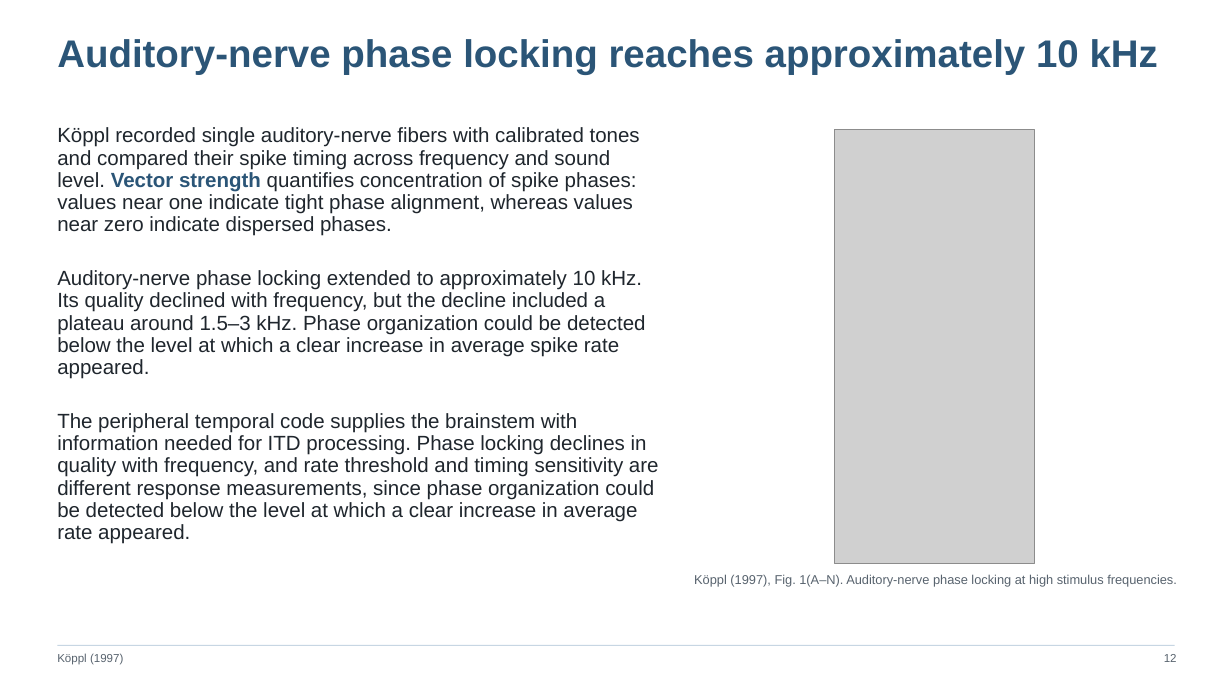
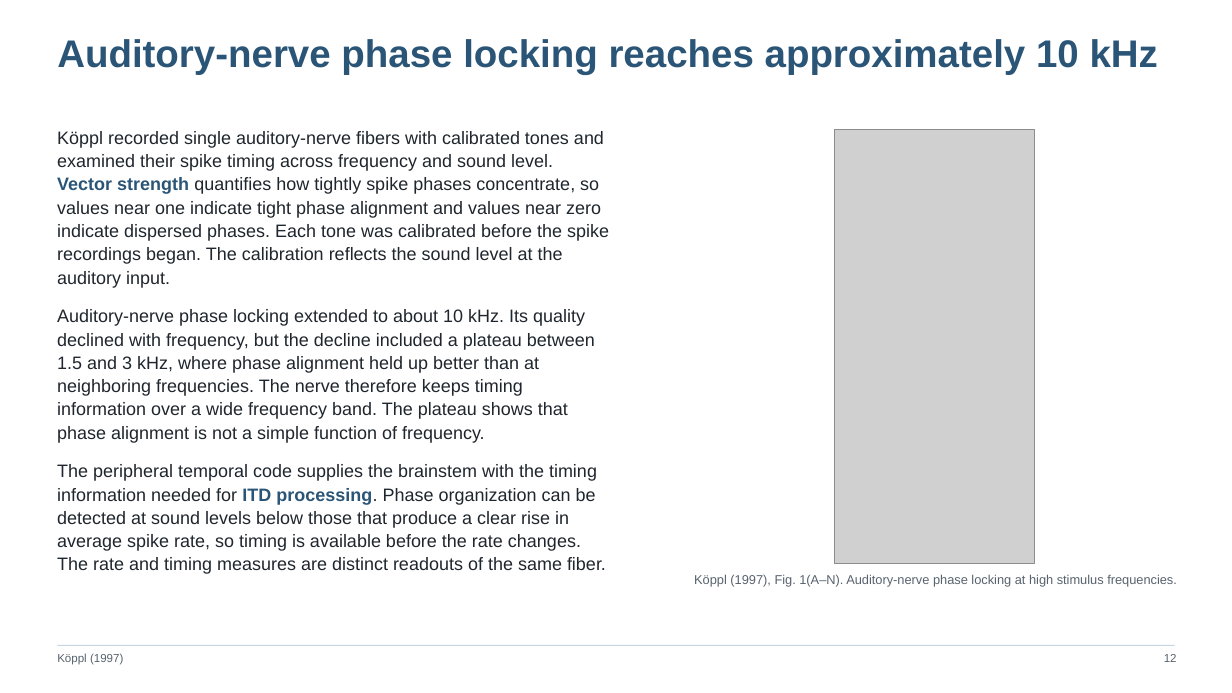
Before and after one commit to jordanxxlopez/NEUROETHOLOGY, a slide deck: slide 15 of scaffolded/Neuroethology_Lecture18_FA2026_SCAFFOLDED.pptx (slide 16 before the commit). Drawn at 1232x693 pixels with LibreOffice and Linux fonts; fonts in the diff are those of the drawing; grey boxes stand for pictures. Boxes give left, top, right and bottom in pixels: in the first picture for what was removed or moved away, otherwise in the second. Text is boxed around its words. In the diff, an @@ line names an element or a change of style, - is before the commit and + after.

```diff
--- a/scaffolded/Neuroethology_Lecture18_FA2026_SCAFFOLDED.pptx
+++ b/scaffolded/Neuroethology_Lecture18_FA2026_SCAFFOLDED.pptx
@@ text at (x1=57, y1=131, x2=609, y2=574): text changed; size 16 to 14 pt @@
-Köppl recorded single auditory-nerve fibers with calibrated tones and compared their spike timing across frequency and sound level. Vector strength quantifies concentration of spike phases: values near one indicate tight phase alignment, whereas values near zero indicate dispersed phases.
+Köppl recorded single auditory-nerve fibers with calibrated tones and examined their spike timing across frequency and sound level. Vector strength quantifies how tightly spike phases concentrate, so values near one indicate tight phase alignment and values near zero indicate dispersed phases. Each tone was calibrated before the spike recordings began. The calibration reflects the sound level at the auditory input.
+Auditory-nerve phase locking extended to about 10 kHz. Its quality declined with frequency, but the decline included a plateau between 1.5 and 3 kHz, where phase alignment held up better than at neighboring frequencies. The nerve therefore keeps timing information over a wide frequency band. The plateau shows that phase alignment is not a simple function of frequency.
+The peripheral temporal code supplies the brainstem with the timing information needed for ITD processing. Phase organization can be detected at sound levels below those that produce a clear rise in average spike rate, so timing is available before the rate changes. The rate and timing measures are distinct readouts of the same fiber.
@@ text removed at (x1=57, y1=270, x2=646, y2=379) @@
-Auditory-nerve phase locking extended to approximately 10 kHz. Its quality declined with frequency, but the decline included a plateau around 1.5–3 kHz. Phase organization could be detected below the level at which a clear increase in average spike rate appeared.
@@ text removed at (x1=57, y1=413, x2=659, y2=544) @@
-The peripheral temporal code supplies the brainstem with information needed for ITD processing. Phase locking declines in quality with frequency, and rate threshold and timing sensitivity are different response measurements, since phase organization could be detected below the level at which a clear increase in average rate appeared.
```
Also in this commit, not shown: 46 other slides changed, 11 slides added, 11 slides removed, 3 other files.
